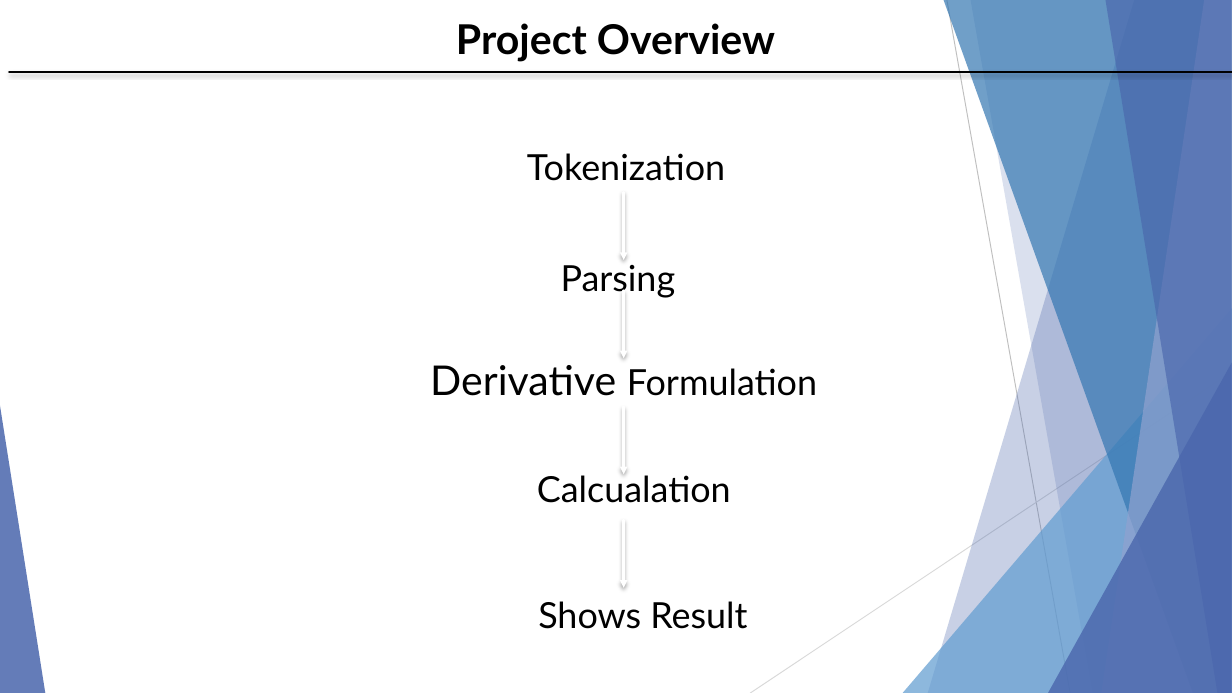
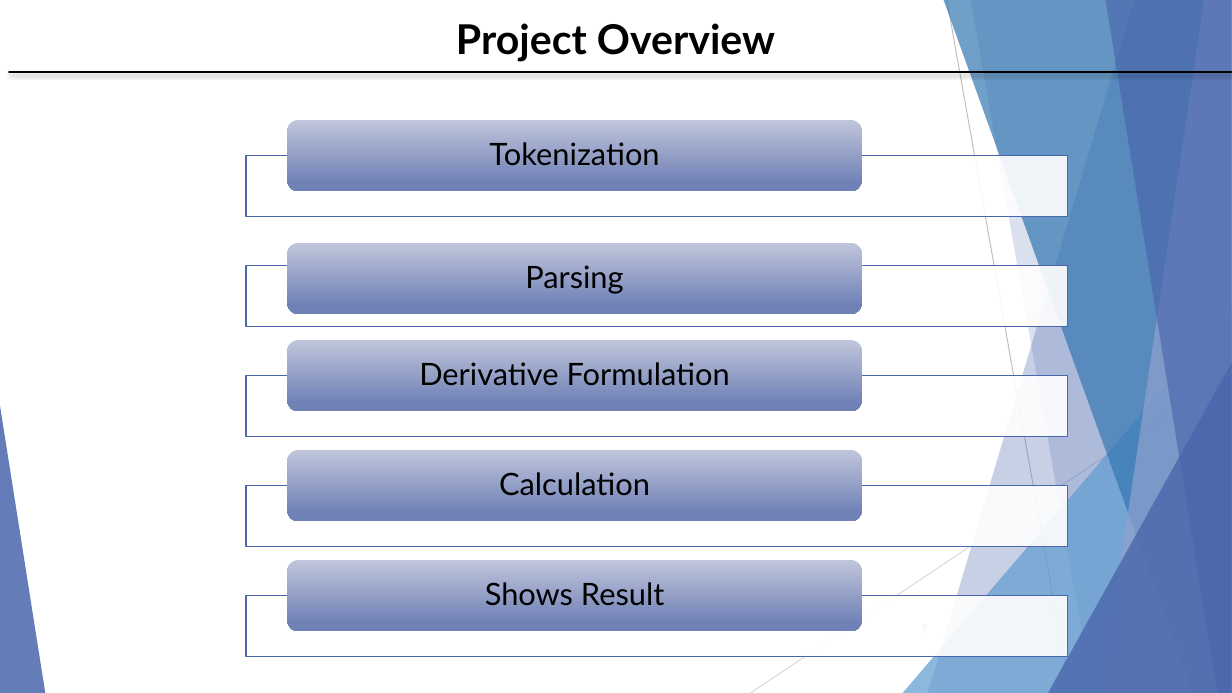
Before and after one commit to nowsadmunna/SPL-1, a slide deck: slide 7 of SPL-1 Mid Presentation.pptx (slide 6 before the commit). Drawn at 1232x693 pixels with LibreOffice and Linux fonts; fonts in the diff are those of the drawing; background and template pictures are left out. Boxes give left, top, right and bottom in pixels: in the first picture for what was removed or moved away, otherwise in the second. Text is boxed around its words. In the diff, an @@ line names an element or a change of style, - is before the commit and + after.

Commit message:
presentation

```diff
--- a/SPL-1 Mid Presentation.pptx
+++ b/SPL-1 Mid Presentation.pptx
@@ text "Tokenization": place and size @@
-text "Tokenization" at [527,153,725,181]
+text "Tokenization" at [489,142,659,166]
@@ arrow removed from (624, 192) to (624, 260) @@
@@ text "Parsing": place and size @@
-text "Parsing" at [561,260,676,298]
+text "Parsing" at [525,265,623,294]
@@ arrow removed from (624, 290) to (624, 359) @@
@@ text "Derivative Formulation": place and size @@
-text "Derivative Formulation" at [430,365,817,396]
+text "Derivative Formulation" at [419,362,730,386]
@@ text "Derivative Formulation" at [419,362,730,386]: size 32 to 24 pt in "Derivative"; size 28 to 24 pt in "Formulation"; line spacing 1 to 0.9; more space between paragraphs; vertical alignment top to middle @@
@@ arrow removed from (624, 407) to (624, 474) @@
@@ text removed at [537,471,731,503] @@
-Calcualation
@@ arrow removed from (624, 520) to (624, 588) @@
@@ group added at [246,120,1067,657]: 5 rectangles, 5 rounded rectangles, 1 text @@
+Calculation
@@ size 28 to 24 pt; line spacing 1 to 0.9; more space between paragraphs; vertical alignment top to middle in 3 elements at [525,265,623,294], [489,142,659,166], [485,582,664,606] @@
@@ text "Shows Result": place and size @@
-text "Shows Result" at [538,601,747,629]
+text "Shows Result" at [485,582,664,606]
@@ page number added at [868,611,937,648], 9 pt, text #4A66AC @@
+7
```
Also in this commit, not shown: 8 other slides changed, 1 slide added.
